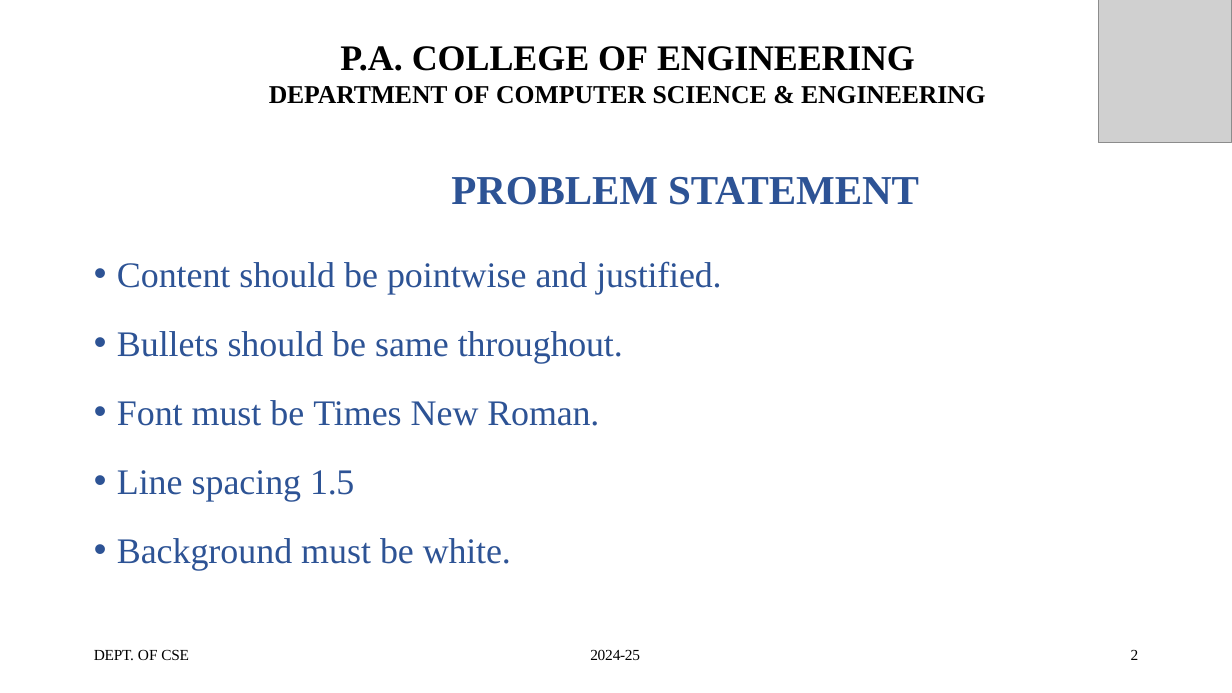
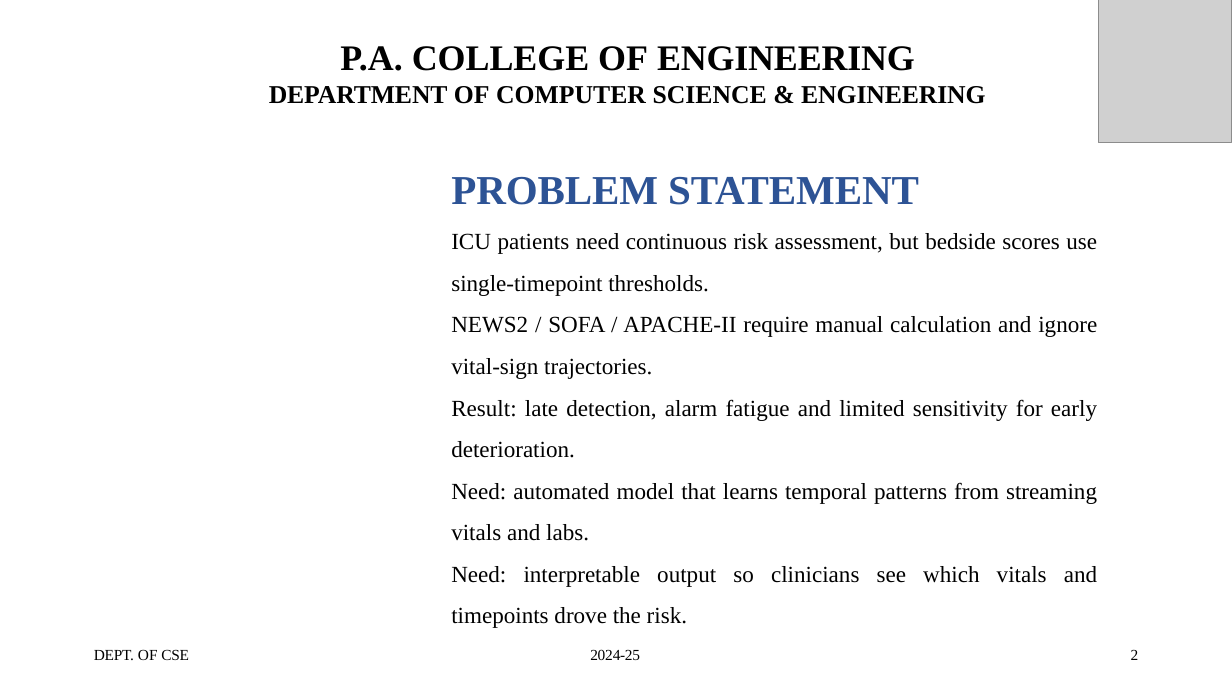
Before and after one commit to Fizan-Feroz/SynCura, a slide deck: slide 5 of ppt/PROJECT SYNOPSIS PPT-FORMAT_TRIMMED.pptx. Drawn at 1232x693 pixels with LibreOffice and Linux fonts; fonts in the diff are those of the drawing; grey boxes stand for pictures; background and template pictures are left out. Boxes give left, top, right and bottom in pixels: in the first picture for what was removed or moved away, otherwise in the second. Text is boxed around its words. In the diff, an @@ line names an element or a change of style, - is before the commit and + after.

```diff
--- a/ppt/PROJECT SYNOPSIS PPT-FORMAT_TRIMMED.pptx
+++ b/ppt/PROJECT SYNOPSIS PPT-FORMAT_TRIMMED.pptx
@@ text at (451, 233, 1097, 587): text changed; size 28 to 18 pt; text colour #2D5395 to #000000 @@
-• Content should be pointwise and justified.
-• Bullets should be same throughout.
-• Font must be Times New Roman.
-• Line spacing 1.5
-• Background must be white.
+ICU patients need continuous risk assessment, but bedside scores use single-timepoint thresholds.
+NEWS2 / SOFA / APACHE-II require manual calculation and ignore vital-sign trajectories.
+Result: late detection, alarm fatigue and limited sensitivity for early deterioration.
+Need: automated model that learns temporal patterns from streaming vitals and labs.
+Need: interpretable output so clinicians see which vitals and timepoints drove the risk.
```
Also in this commit, not shown: 5 other slides changed.
